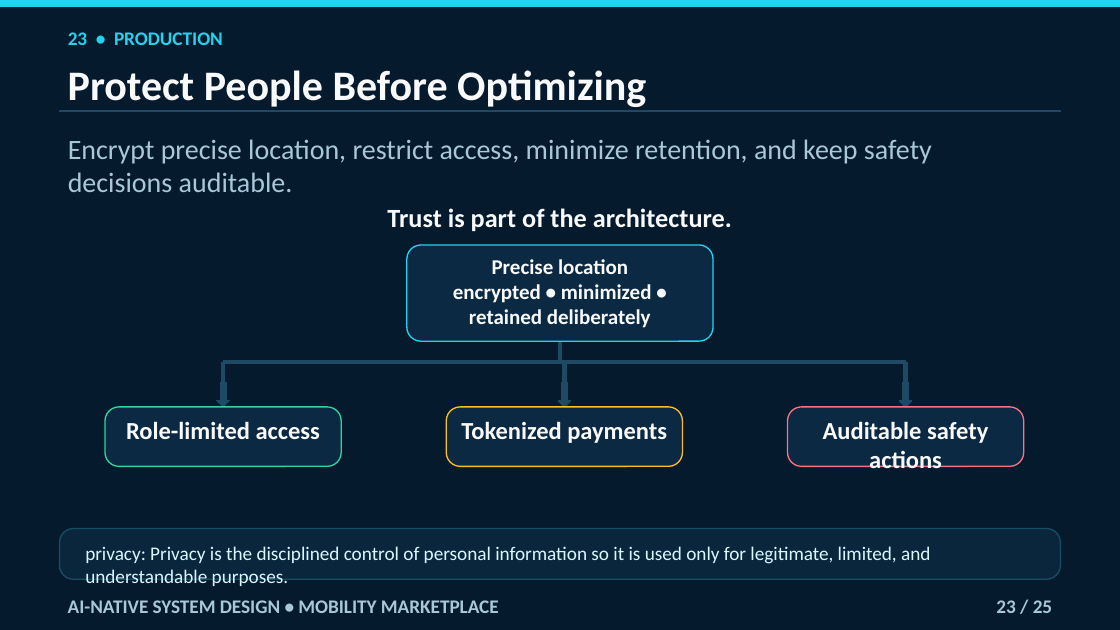
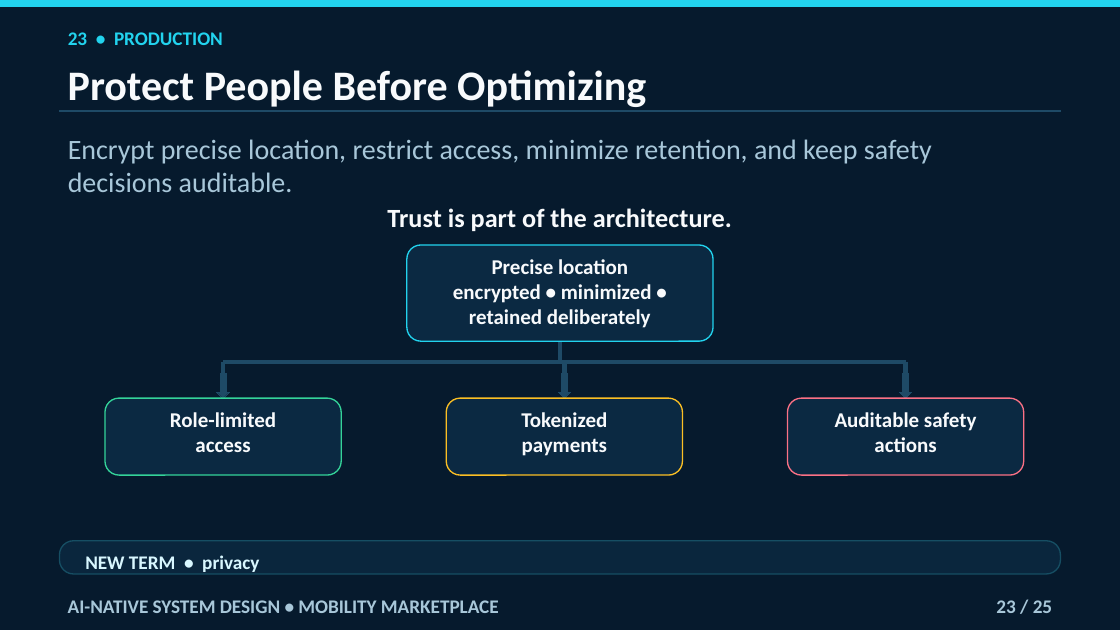
Before and after one commit to navaidya/learning, a slide deck: slide 23 of video/system-design/ai-native-mobility-marketplace/ai-native-mobility-marketplace.pptx. Drawn at 1120x630 pixels with LibreOffice and Linux fonts; fonts in the diff are those of the drawing. Boxes give left, top, right and bottom in pixels: in the first picture for what was removed or moved away, otherwise in the second. Text is boxed around its words. In the diff, an @@ line names an element or a change of style, - is before the commit and + after.

```diff
--- a/video/system-design/ai-native-mobility-marketplace/ai-native-mobility-marketplace.pptx
+++ b/video/system-design/ai-native-mobility-marketplace/ai-native-mobility-marketplace.pptx
@@ rectangle resized from (x1=222, y1=362, x2=225, y2=382) to (x1=222, y1=362, x2=225, y2=374) @@
@@ 3 down arrows moved together from (x1=217, y1=382, x2=912, y2=407) to (x1=217, y1=374, x2=912, y2=398) @@
@@ rounded rectangle "Role-limited" resized from (x1=105, y1=407, x2=341, y2=466) to (x1=105, y1=398, x2=341, y2=476) @@
@@ text in rounded rectangle at (x1=170, y1=412, x2=276, y2=452): text changed; size 21 to 18 pt @@
-Role-limited access
+Role-limited
+access
@@ rounded rectangle "Tokenized" resized from (x1=446, y1=407, x2=682, y2=466) to (x1=446, y1=398, x2=682, y2=476) @@
@@ text in rounded rectangle at (x1=521, y1=412, x2=607, y2=456): text changed; size 21 to 18 pt @@
-Tokenized payments
+Tokenized
+payments
@@ rounded rectangle "Auditable safety" resized from (x1=788, y1=407, x2=1024, y2=466) to (x1=788, y1=398, x2=1024, y2=476) @@
@@ text in rounded rectangle at (x1=835, y1=412, x2=977, y2=452): text changed; size 21 to 18 pt @@
-Auditable safety actions
+Auditable safety
+actions
@@ proportions changed in 4 elements at (x1=105, y1=398, x2=341, y2=476), (x1=446, y1=398, x2=682, y2=476), (x1=788, y1=398, x2=1024, y2=476), (x1=60, y1=541, x2=1061, y2=575) @@
@@ rounded rectangle resized from (x1=60, y1=528, x2=1061, y2=579) to (x1=60, y1=541, x2=1061, y2=575) @@
@@ text at (x1=85, y1=555, x2=259, y2=572): text changed; bold on @@
-privacy: Privacy is the disciplined control of personal information so it is used only for legitimate, limited, and understandable purposes.
+NEW TERM • privacy
```
Also in this commit, not shown: 24 other slides changed.
